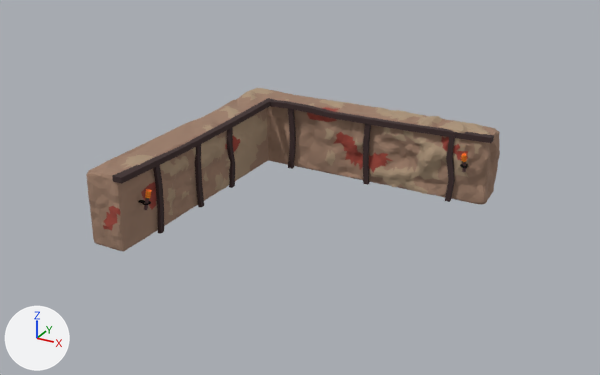
Two versions of the FBX model Modelos3D/Pared 2.fbx, one commit apart.
Before and after are seen from a 50 mm lens placed at (13.19, -21.47, 9.82), pointed at (3.96, -4.69, 1.43). Lighting does not change. The marker at lower left points along +X, +Y and +Z. Where no turn or scale is listed for an object, it has been applied to the vertices.

Objects in the first picture: 'Madera.001', 'Pared 2'.
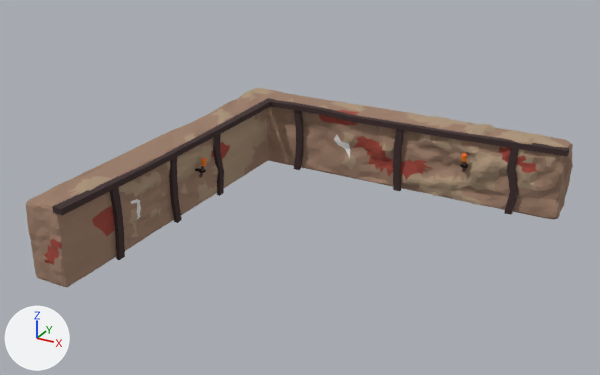
Patch to the scene script:
```diff
--- a/Modelos3D/Pared 2.fbx.py
+++ b/Modelos3D/Pared 2.fbx.py
@@ me_cube_013 @@
 # used by ob_pared_2; location = (0.0, 0.0, 0.0)
-me_cube_013.from_pydata(...)  # 2556 vertices, 4052 faces; spans x -0.5..7.6, y -7.58..0.5, z 0.0..2.17
+me_cube_013.from_pydata(...)  # 2556 vertices, 4052 faces; spans x -0.5..9.6, y -9.58..0.5, z 0.0..2.17
+# me_cube_013 part 5: 2473 of 2556 vertices moved; they spanned x -0.5..7.6, y -7.58..0.5, z 0.0..2.17 and now span x -0.5..9.6, y -9.58..0.5, z 0.0..2.17; mean shift (0.7, -0.48, 0.0); largest move (-0.03, -7.48, 0.02) -> (-0.03, -9.48, 0.02)
 me_cube_013.materials.append(mat_difuso)
@@ me_cube_020 @@
 # used by ob_madera_001; location = (6.28, -0.64, 0.0)
-me_cube_020.from_pydata(...)  # 136 vertices, 120 faces; spans x -5.9..1.3, y -6.88..0.2, z 0.0..2.1
+me_cube_020.from_pydata(...)  # 136 vertices, 120 faces; spans x -5.9..3.3, y -8.88..0.2, z 0.0..2.1
+# me_cube_020 part 1: the loose piece of 16 vertices spanning x 0.1..0.37, y -0.05..0.05, z 0.0..1.98 is scaled about its middle by (1.3, 1, 1), then moved by (1.74, 0.0, 0.0)
+# me_cube_020 part 2: the loose piece of 16 vertices spanning x -2.43..-2.23, y -0.05..0.05, z 0.0..1.98 is scaled about its middle by (1.29, 1, 1), then moved by (0.99, 0.0, 0.0)
+# me_cube_020 part 3: the loose piece of 16 vertices spanning x -4.95..-4.73, y -0.05..0.05, z 0.0..1.98 is scaled about its middle by (1.3, 1.05, 1), then moved by (0.24, 0.0, 0.0)
+# me_cube_020 part 4: 84 of 136 vertices moved; they spanned x -5.9..1.3, y -6.88..0.2, z 0.0..2.1 and now span x -5.9..3.3, y -8.88..0.2, z 0.0..2.1; mean shift (0.22, -0.83, 0.0); largest move (-5.9, -6.88, 2.07) -> (-5.9, -8.88, 2.07)
 me_cube_020.materials.append(mat_difuso)
```

Changed parts and their boxes (x1, y1, x2, y2) in the pictures (600 x 375 px; the box of a moved part takes in the faces that stretch with it):
'Pared 2', reshaped (32% wider, 21% taller)
    before: (86, 88, 500, 252)
    after: (26, 88, 573, 287)
'Madera.001', reshaped (36% wider, 19% taller)
    before: (112, 98, 494, 234)
    after: (52, 98, 570, 260)
part 1 of me_cube_020, moved or reshaped
    before: (445, 135, 455, 202)
    after: (504, 146, 519, 215)
part 2 of me_cube_020, moved or reshaped
    before: (363, 124, 371, 185)
    after: (393, 129, 404, 191)
part 3 of me_cube_020, moved or reshaped
    before: (288, 109, 296, 169)
    after: (294, 110, 303, 170)
part 4 of me_cube_020, moved or reshaped
    before: (112, 101, 494, 234)
    after: (52, 101, 570, 260)
part 5 of me_cube_013, moved or reshaped
    before: (86, 98, 500, 252)
    after: (26, 98, 573, 287)
